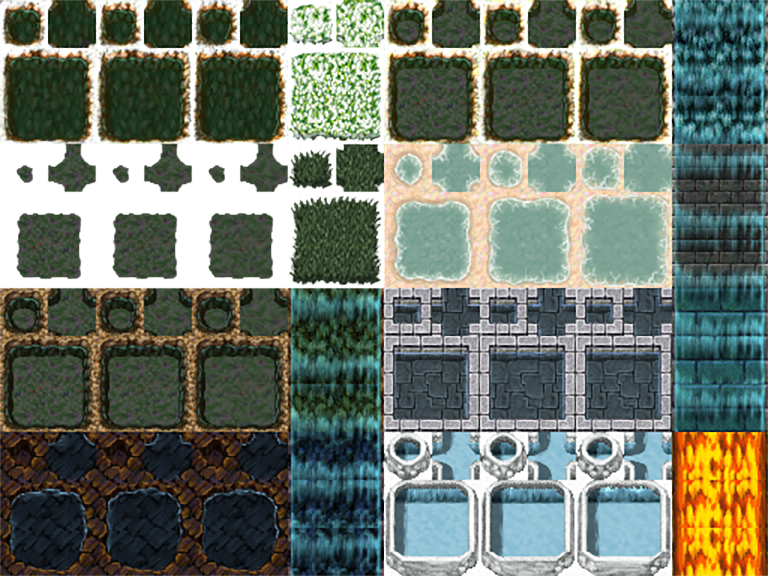
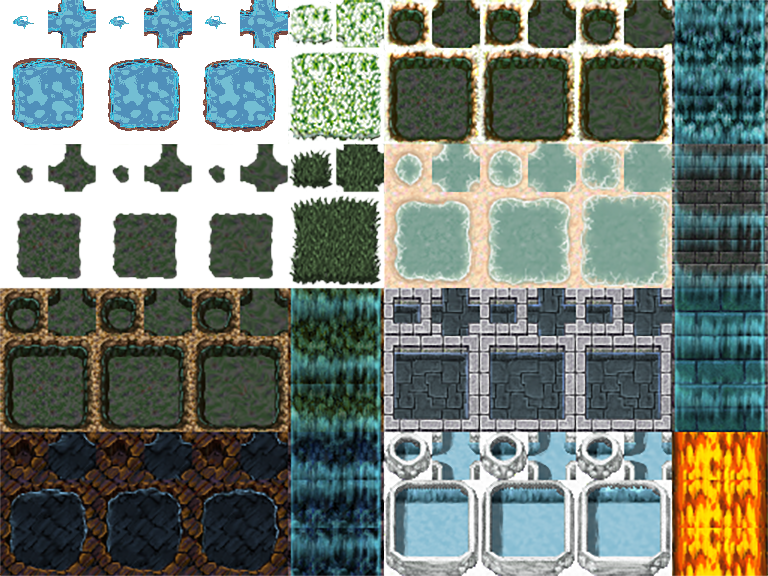
Comparing the layer stacks of the two 768 x 576 images. Changes:
renamed "WaterShallow1" to "Water", showed it, painted on it, unmasked it over [2, 0, 290, 143]
renamed "Layer 4" to "Layer 3", hid it over [0, 0, 288, 144]